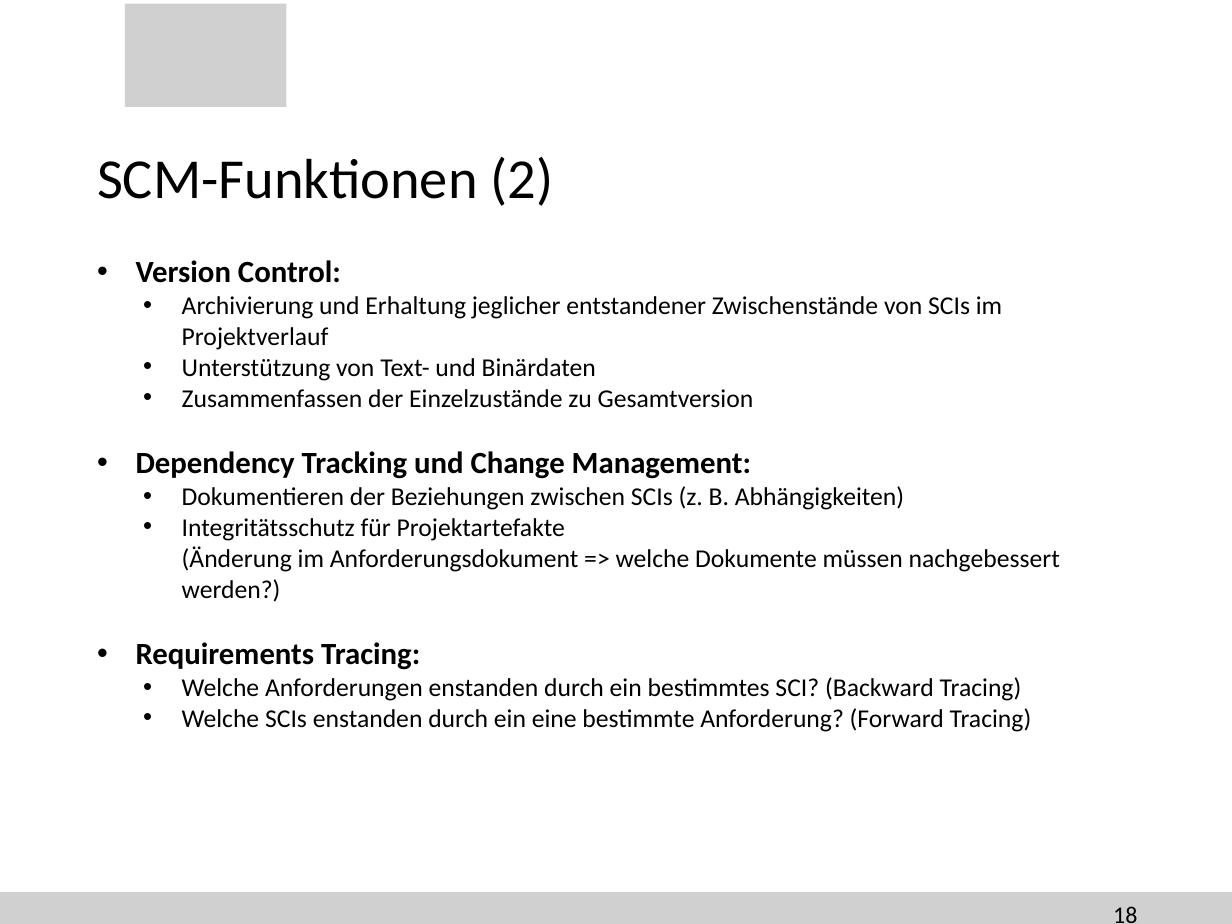
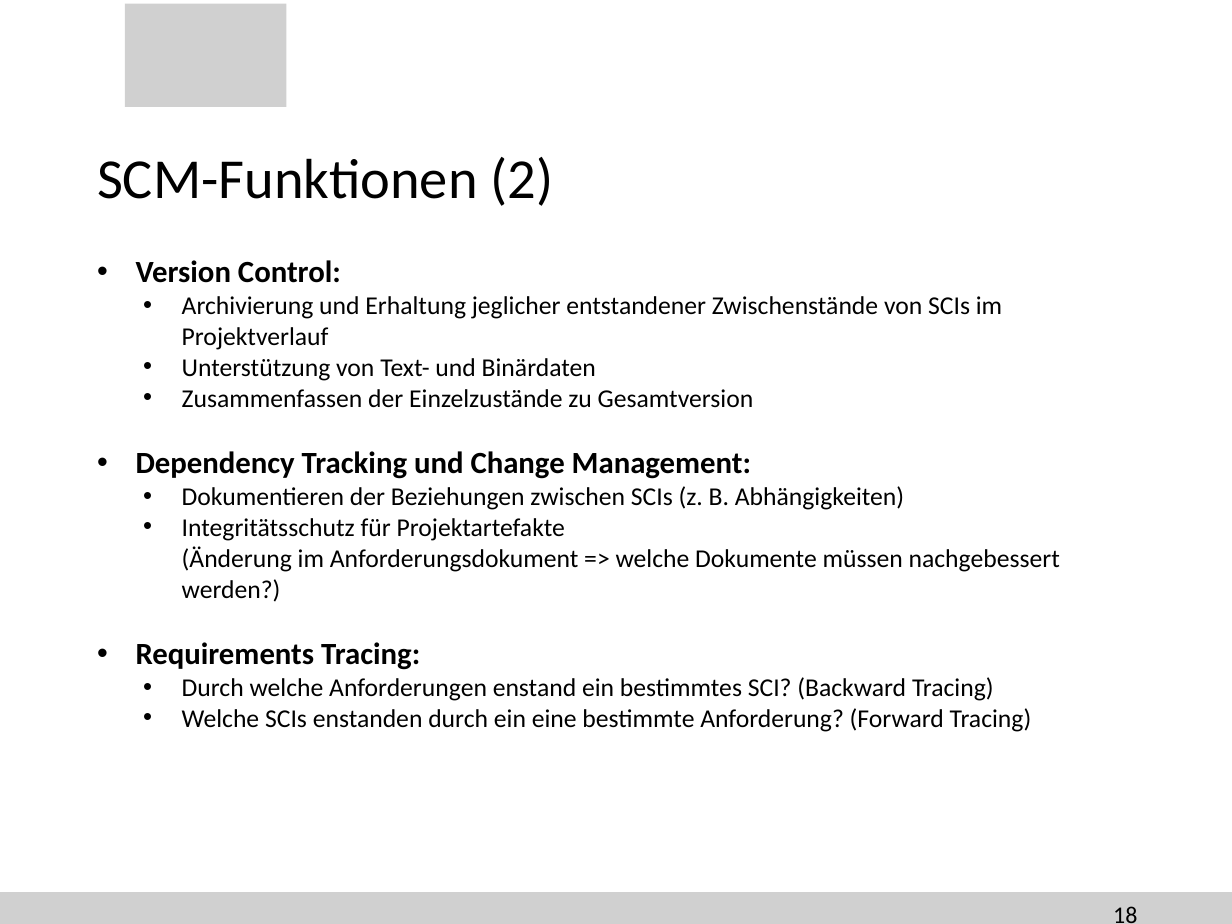
Before and after one commit to SteiMi/swm-seminar, a slide deck: slide 18 of Präsentation/seminar.pptx. Drawn at 1232x924 pixels with LibreOffice and Linux fonts; fonts in the diff are those of the drawing; background and template pictures are left out. Boxes give left, top, right and bottom in pixels: in the first picture for what was removed or moved away, otherwise in the second. Text is boxed around its words. In the diff, an @@ line names an element or a change of style, - is before the commit and + after.

```diff
--- a/Präsentation/seminar.pptx
+++ b/Präsentation/seminar.pptx
@@ text at <box>182,677,994,701</box>: text changed @@
-    • Welche Anforderungen enstanden durch ein bestimmtes SCI? (Backward Tracing)
+    • Durch welche Anforderungen enstand ein bestimmtes SCI? (Backward Tracing)
```
Also in this commit, not shown: 1 other file.
